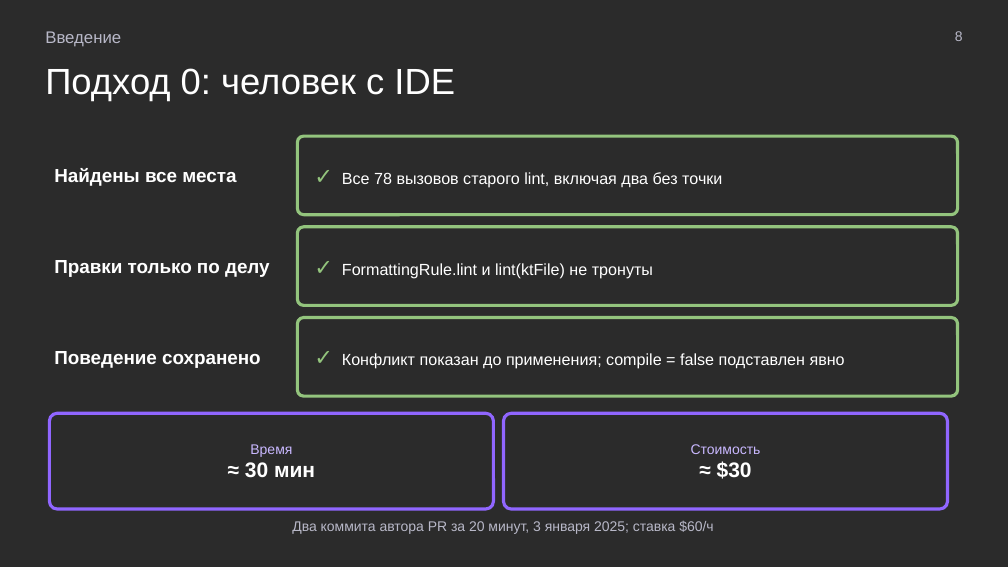
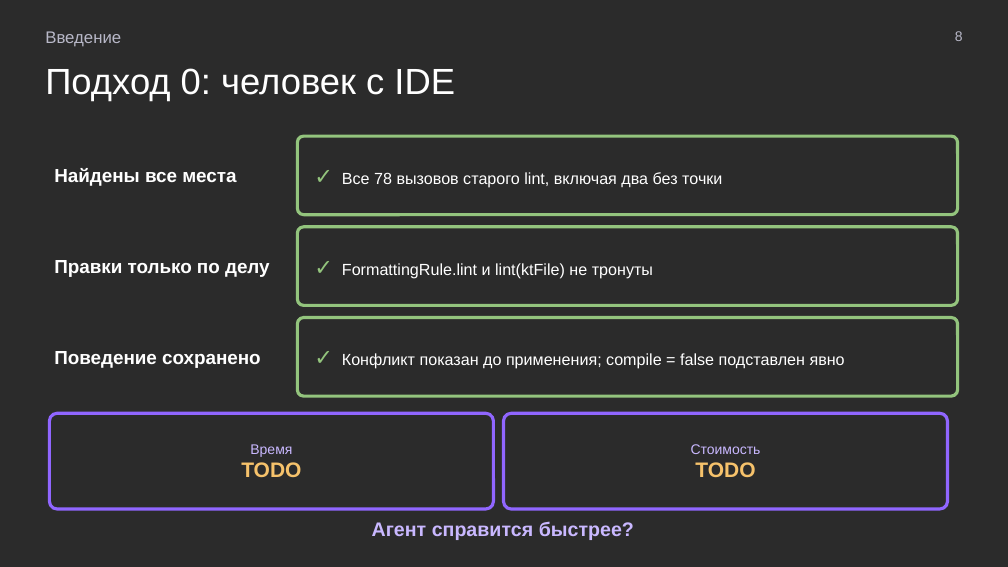
Before and after one commit to MchKosticyn/ide-refactoring-in-ai-agents, a slide deck: slide 8 of Доклад_ Рефакторинг в ИИ-агентах.pptx. Drawn at 1008x567 pixels with LibreOffice and Linux fonts; fonts in the diff are those of the drawing; background and template pictures are left out; a plain dark background stands for a picture behind light text. Boxes give left, top, right and bottom in pixels: in the first picture for what was removed or moved away, otherwise in the second. Text is boxed around its words. In the diff, an @@ line names an element or a change of style, - is before the commit and + after.

Commit message:
Bias slides with source screenshots; LSP pros/cons merged with protocol limitations; dot-less call slide; growing comparison table; human metrics to TODO; 1428 refs; engine banner

```diff
--- a/Доклад_ Рефакторинг в ИИ-агентах.pptx
+++ b/Доклад_ Рефакторинг в ИИ-агентах.pptx
@@ text in rounded rectangle at (x1=241, y1=462, x2=301, y2=477): text changed; text colour #FFFFFF to #F6C26B @@
-≈ 30 мин
+TODO
@@ text in rounded rectangle at (x1=695, y1=462, x2=755, y2=477): text changed; text colour #FFFFFF to #F6C26B @@
-≈ $30
+TODO
@@ text at (x1=372, y1=521, x2=634, y2=540): text changed; size 10 to 14 pt; text colour #B8B8C8 to #C9B8FF; bold on @@
-Два коммита автора PR за 20 минут, 3 января 2025; ставка $60/ч
+Агент справится быстрее?
```
Also in this commit, not shown: 22 other slides changed, 5 slides added, 2 slides removed, 9 other files.
